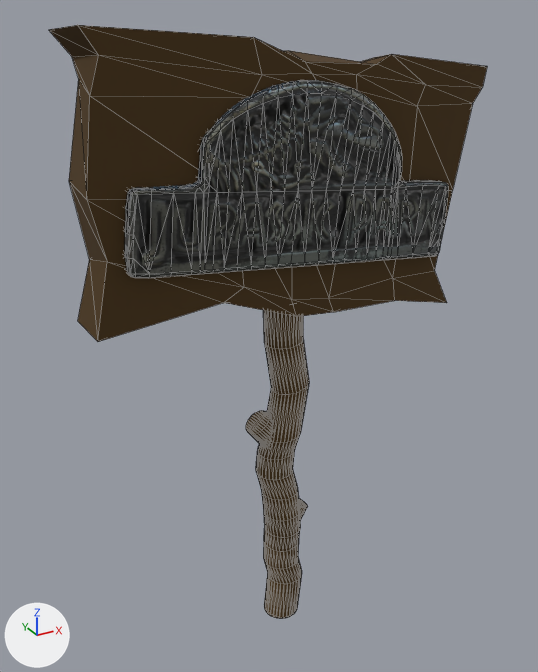
One commit to the glTF model assets/models/obstacles/jp/jp_sign.glb: the scene before it, then after it.
Rendered twice from a camera (50 mm lens) standing at (-12.4, -21.2, 22.5) and looking at (-0.3, 0.7, 11.5). Lighting does not change. The marker at lower left points along +X, +Y and +Z. Mesh edges are drawn as thin lines. Where no turn or scale is listed for an object, it has been applied to the vertices.

In view in the first picture: 'Cube_Material.004_0', 'Cylinder.002_Material.004_0', 'Jurassic Park (Data East) Pinball Topper 3D'.
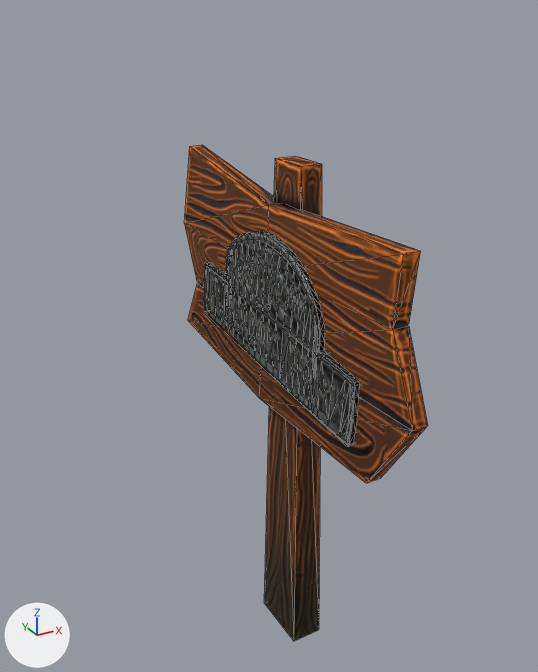
Changed parts and their boxes [x1, y1, x2, y2] in the pictures (538 x 672 px):
'Cube_Material.004_0', deleted (brown): before [49, 25, 487, 342]
'Jurassic Park (Data East) Pinball Topper 3D', moved, turned, rescaled: before [124, 80, 448, 278]; after [204, 231, 359, 447]
'sign1__0', added: after [184, 145, 428, 641]
'Cylinder.002_Material.004_0', deleted: before [246, 310, 309, 618]

What the commit changed:
Picture 'Scene_-_Root_baseColor' (img_scene___root_basecolor) is new.
Picture 'Scene_-_Root_metallicRoughness' (img_scene___root_metallicroughness) is new.
Picture 'Scene_-_Root_normal' (img_scene___root_normal) is new.
Material 'Scene_-_Root' (mat_scene___root) is new.
Uses the picture img_scene___root_basecolor.
Uses the picture img_scene___root_metallicroughness.
Uses the picture img_scene___root_normal.
Mesh me_sign1__0 is new.
It has 32 vertices, 56 faces and spans x -1.0..0.6, y -7.5..7.6, z -0.3..19.0.
It uses material mat_scene___root.
Object 'Cube_Material.004_0' (ob_cube_material_004_0) is deleted.
Object 'Cylinder.002_Material.004_0' (ob_cylinder_002_material_004_0) is deleted.
Object 'Jurassic Park (Data East) Pinball Topper 3D' (ob_jurassic_park__data_east__pinball_topper_3d) moves from (0.28, -0.21, 17.66) to (-0.15, -0.31, 13.17).
Object 'Jurassic Park (Data East) Pinball Topper 3D' (ob_jurassic_park__data_east__pinball_topper_3d) turns from (-90, 5.2, 0) to (-90, 5.2, -89) degrees about x, y and z.
Object 'Jurassic Park (Data East) Pinball Topper 3D' (ob_jurassic_park__data_east__pinball_topper_3d) is rescaled from (0.0035, 0.00292, 0.0035) to (0.00302, 0.00252, 0.00302).
Object 'sign1__0' (ob_sign1__0) is new; it shows me_sign1__0.
Its location is (0.21, -0.29, -0.99).
